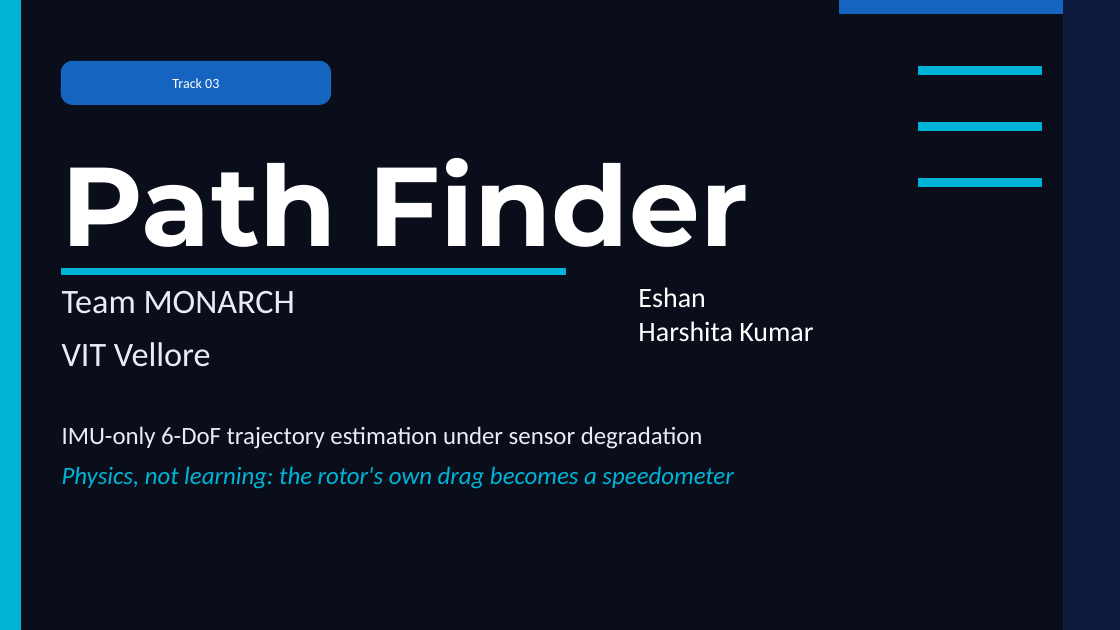
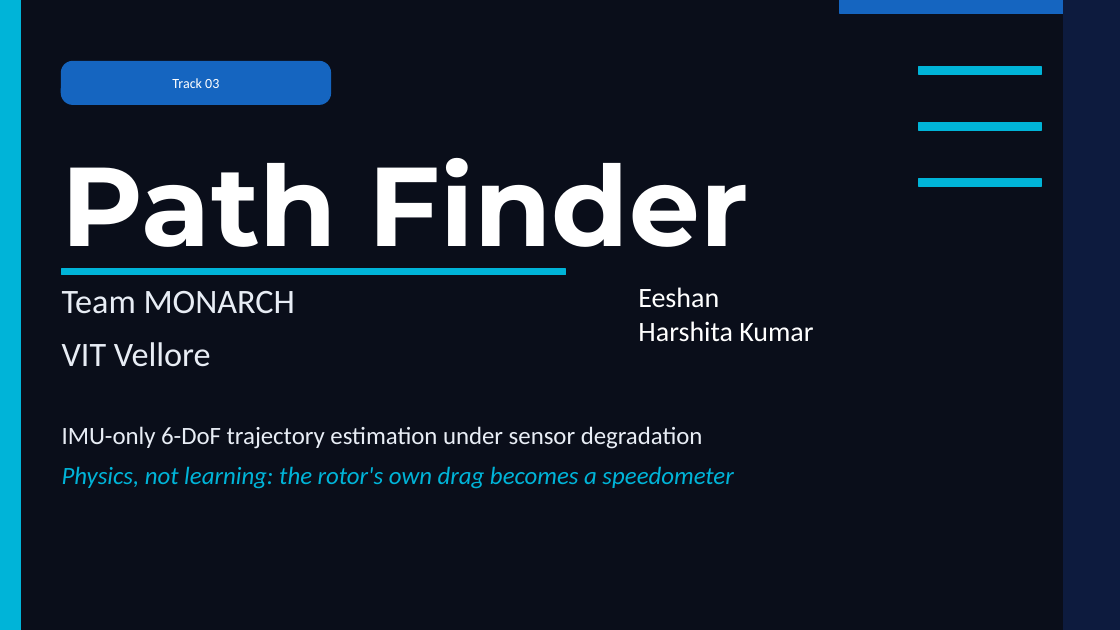
Before and after one commit to Eeshan842004/Samsung_Monarch, a slide deck: slide 1 of docs/deck/VITVellore_Monarch.pptx. Drawn at 1120x630 pixels with LibreOffice and Linux fonts; fonts in the diff are those of the drawing. Boxes give left, top, right and bottom in pixels: in the first picture for what was removed or moved away, otherwise in the second. Text is boxed around its words. In the diff, an @@ line names an element or a change of style, - is before the commit and + after.

```diff
--- a/docs/deck/VITVellore_Monarch.pptx
+++ b/docs/deck/VITVellore_Monarch.pptx
@@ text at (638,287,719,308): text changed @@
-Eshan
+Eeshan
```
Also in this commit, not shown: 3 other slides changed, 16 other files.
